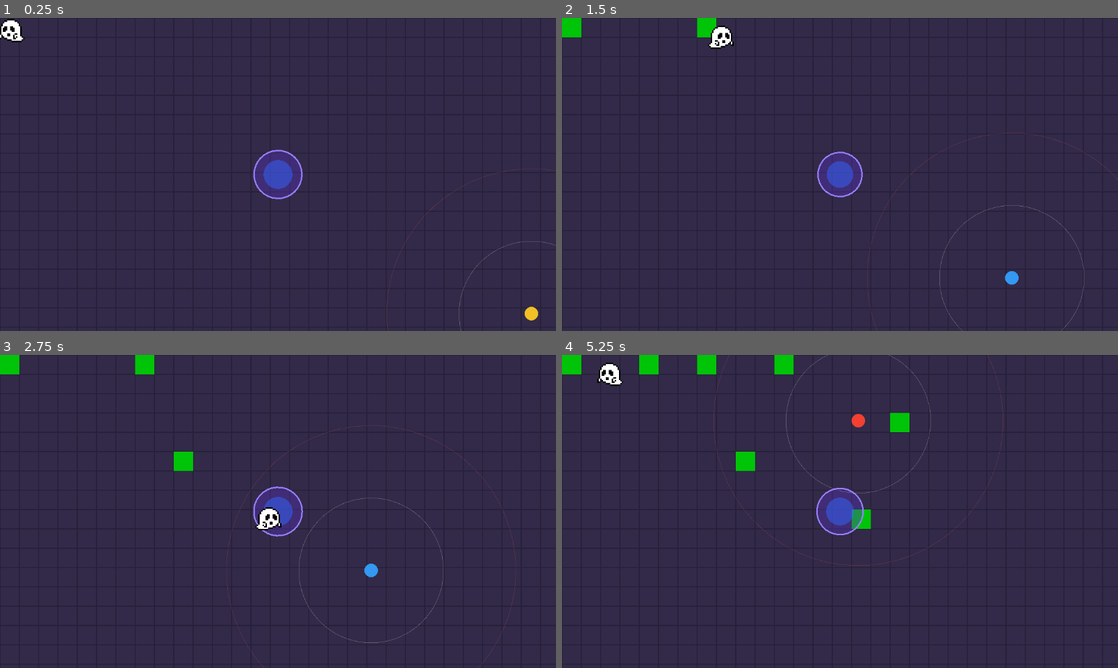
Above: before the commit, frames 1-4 (two rows, left to right).
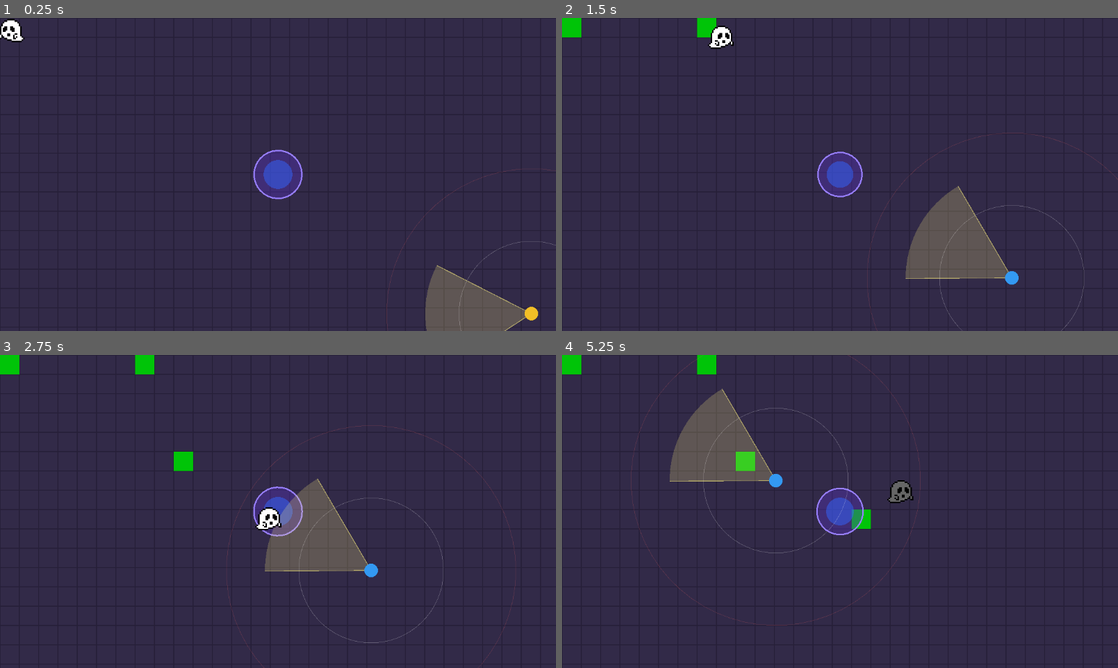
Above: after the commit, the same moments.

Repository: UNKMage/Sloppy-Spectre
Game: Godot game, scene res://main.tscn
Same seed, same stepped clock (60 frames per second), same inputs: the game is played once before the commit and once after it.
Inputs:
- Up to frame 1 (0.25 s): no input
- Up to frame 2 (1.5 s): hold D (right) 0.53-1.28 s; hold Space (ensuciar) 0.53-1.28 s; hold S (down) from 1.28 s (still down); tap Space (ensuciar) at 1.35 s
- Up to frame 3 (2.75 s): release S (down) at 2.03 s; hold D (right) from 2.03 s (still down); hold Space (ensuciar) from 2.03 s (still down)
- Up to frame 4 (5.25 s): release D (right) at 2.78 s; release Space (ensuciar) at 2.78 s; hold W (up) 2.78-3.53 s; tap Space (ensuciar) at 2.85, 4.35 s; hold Space (ensuciar) 3.53-4.28 s; hold A (left) 3.53-5.03 s; hold S (down) from 5.03 s (still down); hold Space (ensuciar) from 5.03 s (still down)

The runs differ from the first frame. In frame 1, 2.5% of the frame differs, in the area x 76-95%, y 78-100%; in frame 2, 3.4%; in frame 3, 3.4%; in frame 4, 5.2%, in the area x 6-80%, y 0-87%.

Commit message:
Implement flashlight features in limpiador.gd
Added flashlight functionality with adjustable parameters and behavior.

Diff:
--- a/limpiador.gd
+++ b/limpiador.gd
@@ -19,6 +19,18 @@
 ## Dibuja los círculos de detección y pérdida alrededor del Limpiador.
 @export var mostrar_rangos: bool = true
 
+@export_group("Linterna")
+## Si es false, la linterna está apagada y no aturde.
+@export var linterna_encendida: bool = true
+## Apertura total del cono de luz, en grados.
+@export_range(10.0, 180.0, 1.0) var angulo_cono_grados: float = 60.0
+## Alcance de la luz, en píxeles.
+@export var alcance_linterna: float = 220.0
+## Capas físicas que bloquean la luz (por defecto la capa 3, "paredes").
+@export_flags_2d_physics var mascara_obstaculos: int = 4
+## Qué tan rápido gira la linterna hacia donde camina (más alto = gira más rápido).
+@export var suavidad_giro_linterna: float = 10.0
+
 @export_group("Limpieza")
 ## Segundos que tarda en limpiar una mancha al llegar a ella
 @export var tiempo_por_mancha: float = 1.0
@@ -34,6 +46,8 @@
 enum Estado { PATRULLANDO, PERSIGUIENDO, ASPIRANDO }
 
 var estado: Estado = Estado.PATRULLANDO
+## Hacia dónde apunta la linterna (se actualiza según el movimiento).
+var direccion_mirada: Vector2 = Vector2.DOWN
 var _tiempo_decision: float = 0.0
 var _tiempo_sin_ver: float = 0.0
 var _navegacion_lista: bool = false
@@ -64,9 +78,12 @@
 	if not _navegacion_lista:
 		return
 	if _jugador and _distancia_al_jugador() <= 30.0:
-		if _jugador.has_method("aplicar_aturdimiento") and not _jugador.get("inmune") and _jugador.get("movimiento_habilitado"):
-			_jugador.aplicar_aturdimiento()
-			cambiar_estado(Estado.ASPIRANDO)
+		_intentar_aturdir()
+
+	# SCRUM-09: la linterna aturde a Spooky si lo alumbra.
+	_actualizar_direccion_mirada(delta)
+	if linterna_encendida and _spooky_en_cono_de_luz():
+		_intentar_aturdir()
 	match estado:
 		Estado.PATRULLANDO:
 			_patrullar()
@@ -75,6 +92,53 @@
 		Estado.ASPIRANDO:
 			_aspirar(delta)
 	_mover_por_la_ruta()
+
+## Aturde a Spooky (3 s, lo hace su propio script) salvo que ya esté aturdido o inmune.
+## Es la misma lógica que ya usaba el contacto directo, ahora compartida con la linterna.
+func _intentar_aturdir() -> void:
+	if _jugador and _jugador.has_method("aplicar_aturdimiento") and not _jugador.get("inmune") and _jugador.get("movimiento_habilitado"):
+		_jugador.aplicar_aturdimiento()
+		cambiar_estado(Estado.ASPIRANDO)
+
+
+## La linterna apunta hacia donde se mueve el Limpiador; si está quieto, conserva la última dirección.
+func _actualizar_direccion_mirada(delta: float) -> void:
+	if velocity.length() < 5.0:
+		return
+	var angulo := lerp_angle(direccion_mirada.angle(), velocity.angle(), clampf(suavidad_giro_linterna * delta, 0.0, 1.0))
+	direccion_mirada = Vector2.from_angle(angulo)
+	queue_redraw()  # el cono dibujado sigue a la linterna
+
+
+## ¿Está Spooky dentro del cono de luz? Revisa alcance, ángulo y que ninguna pared tape la luz.
+func _spooky_en_cono_de_luz() -> bool:
+	# El Portal es zona segura: dentro de él la linterna no lo detecta.
+	if _jugador == null or _jugador_en_portal:
+		return false
+
+	var hacia_spooky := _jugador.global_position - global_position
+	var distancia := hacia_spooky.length()
+	if distancia > alcance_linterna:
+		return false
+
+	# Ángulo entre hacia dónde mira la linterna y hacia dónde está Spooky.
+	if distancia > 0.001:
+		var mitad_cono := deg_to_rad(angulo_cono_grados) * 0.5
+		if absf(direccion_mirada.angle_to(hacia_spooky)) > mitad_cono:
+			return false
+
+	return _luz_sin_obstaculos()
+
+
+## Rayo del Limpiador a Spooky: si choca con una pared, la luz no llega.
+## Solo se ejecuta cuando Spooky ya está dentro del alcance y del ángulo (barato).
+func _luz_sin_obstaculos() -> bool:
+	if mascara_obstaculos == 0:
+		return true
+	var consulta := PhysicsRayQueryParameters2D.create(global_position, _jugador.global_position, mascara_obstaculos)
+	consulta.exclude = [get_rid()]  # que el rayo no choque con el propio Limpiador
+	return get_world_2d().direct_space_state.intersect_ray(consulta).is_empty()
+
 
 func cambiar_estado(nuevo: Estado) -> void:
 	if nuevo == estado:
@@ -183,6 +247,9 @@
 	move_and_slide()
 
 func _draw() -> void:
+	if linterna_encendida:
+		_dibujar_cono()
+
 	var color: Color
 	match estado:
 		Estado.PATRULLANDO:
@@ -196,3 +263,15 @@
 	if mostrar_rangos:
 		draw_arc(Vector2.ZERO, rango_deteccion, 0.0, TAU, 64, Color(1, 1, 1, 0.25), 1.0)
 		draw_arc(Vector2.ZERO, rango_perdida, 0.0, TAU, 64, Color(1, 0.4, 0.4, 0.2), 1.0)
+
+
+## Dibuja el cono de luz (provisional, hasta que haya arte).
+func _dibujar_cono() -> void:
+	var mitad_cono := deg_to_rad(angulo_cono_grados) * 0.5
+	var centro := direccion_mirada.angle()
+	var puntos := PackedVector2Array([Vector2.ZERO])
+	for i in range(17):
+		var angulo := centro - mitad_cono + (mitad_cono * 2.0) * i / 16.0
+		puntos.append(Vector2.from_angle(angulo) * alcance_linterna)
+	draw_colored_polygon(puntos, Color(1.0, 0.95, 0.5, 0.22))
+	draw_polyline(PackedVector2Array([puntos[1], Vector2.ZERO, puntos[17]]), Color(1.0, 0.95, 0.5, 0.6), 1.5)
